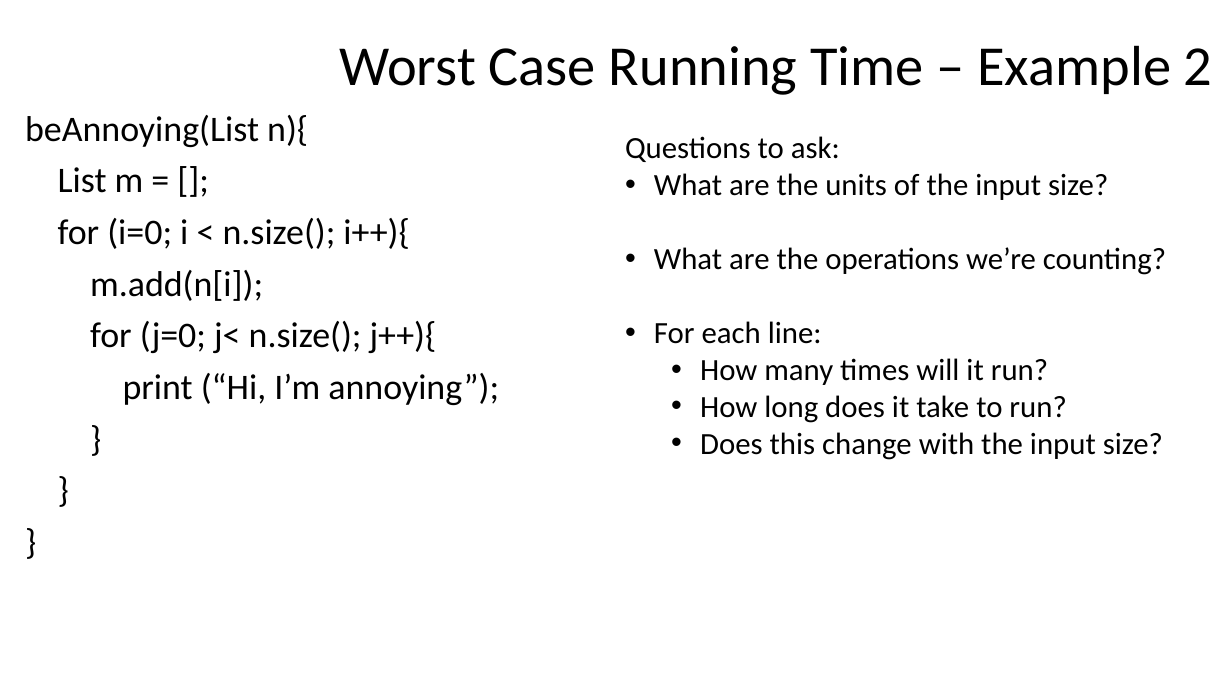
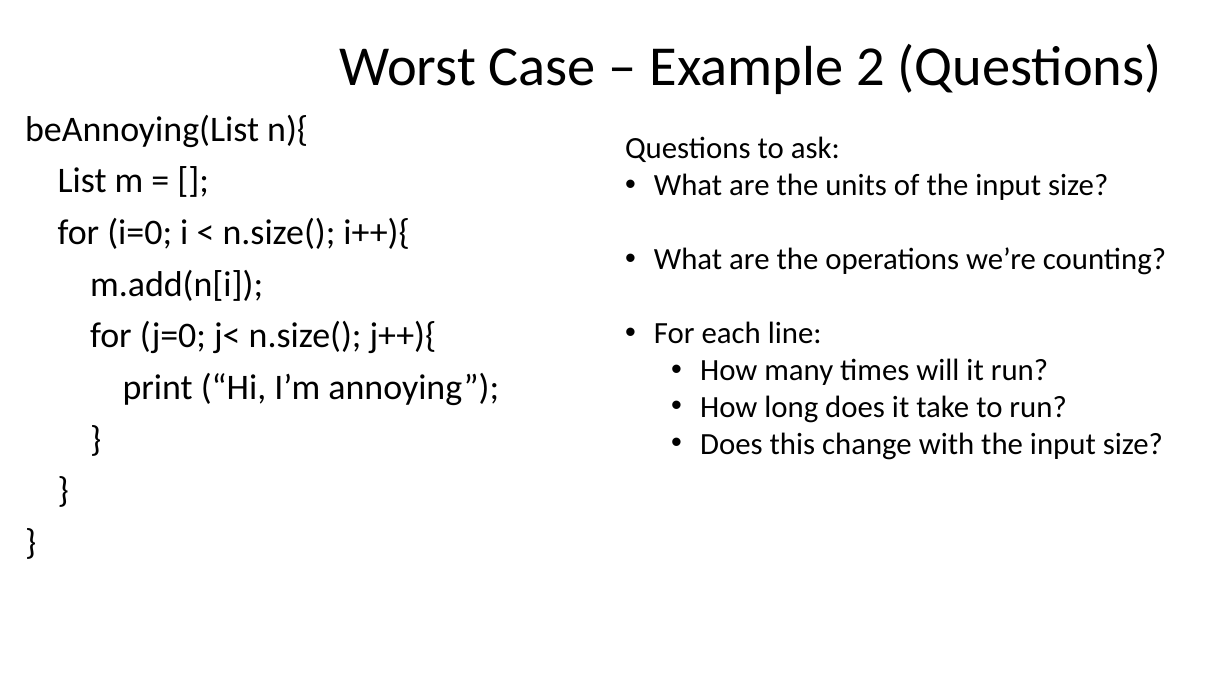
Before and after one commit to natebrunelle/cse332, a slide deck: slide 27 of markdown/files/slides/lecture2_analysis1.pptx (slide 25 before the commit). Drawn at 1232x693 pixels with LibreOffice and Linux fonts; fonts in the diff are those of the drawing. Boxes give left, top, right and bottom in pixels: in the first picture for what was removed or moved away, otherwise in the second. Text is boxed around its words. In the diff, an @@ line names an element or a change of style, - is before the commit and + after.

```diff
--- a/markdown/files/slides/lecture2_analysis1.pptx
+++ b/markdown/files/slides/lecture2_analysis1.pptx
@@ title at (x1=339, y1=44, x2=1161, y2=94): text changed @@
-Worst Case Running Time – Example 2
+Worst Case – Example 2 (Questions)
```
Also in this commit, not shown: 10 other slides changed, 2 slides added, 4 other files.
